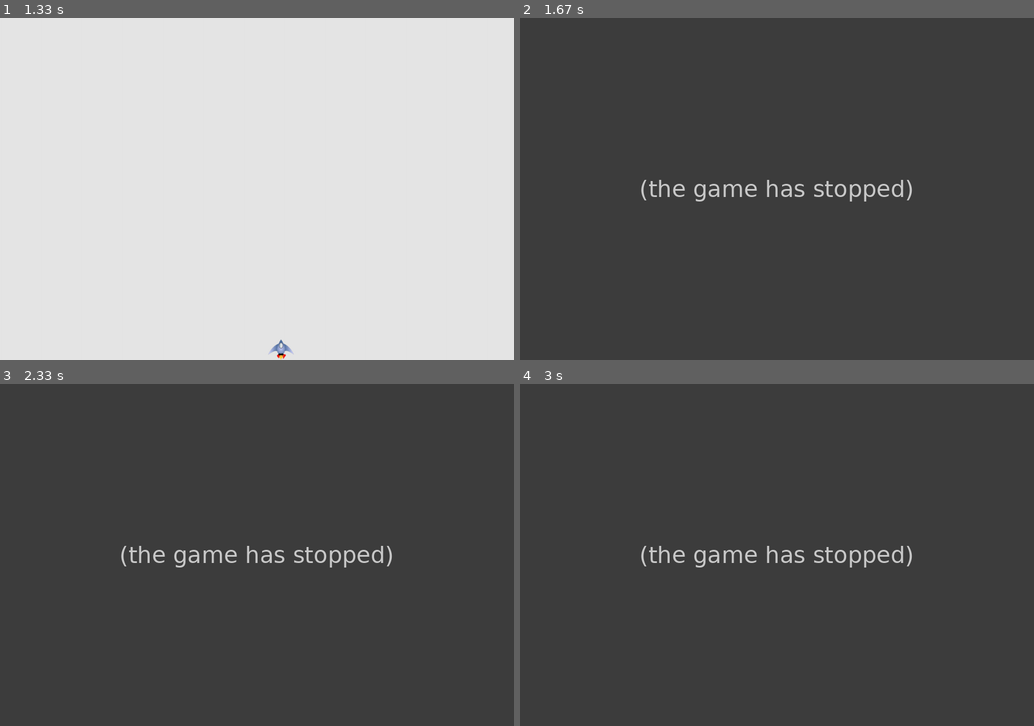
Above: before the commit, frames 1-4 (two rows, left to right).
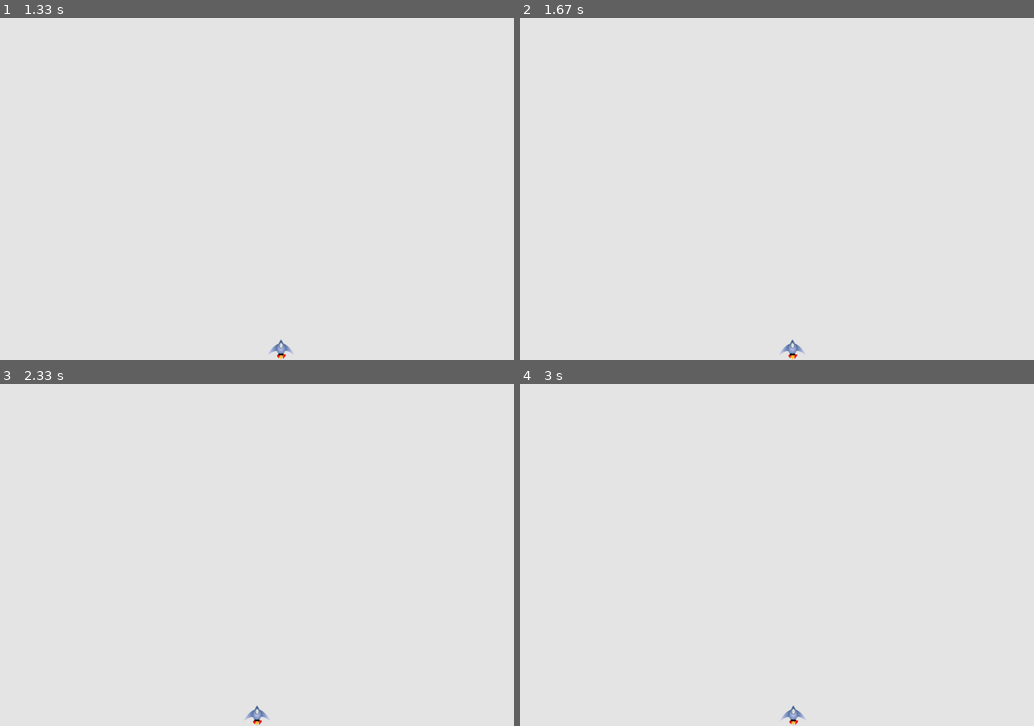
Above: after the commit, the same moments.

Repository: c-gue/PyGame_Final
Game: pygame game, started from alien_invasion.py
Two runs of this game, one before a commit and one after it. Both use one fixed random seed, a clock stepped at 60 frames per second and the inputs below.
Inputs:
- Up to frame 1 (1.33 s): hold Right 0.33-0.8 s; hold Right 0.83-1.3 s
- Up to frame 2 (1.67 s): hold Left from 1.33 s (still down)
- Up to frame 3 (2.33 s): release Left at 1.87 s; hold Left 1.9-2.3 s
- Up to frame 4 (3 s): hold Right 2.33-2.97 s

Frame 1 is identical in both runs. In frame 2, 100% of the frame differs, in the area x 0-100%, y 0-100%; in frame 3, 100%; in frame 4, 100%.
Error before the commit: AttributeError: 'AlienInvasion' object has no attribute 'sjip' (alien_invasion.py line 43); the game stopped at 1.33 s (later frames are placeholders)

Commit message:
correct: move left

Diff:
--- a/alien_invasion.py
+++ b/alien_invasion.py
@@ -40,7 +40,7 @@
                 if event.key == pygame.K_RIGHT:
                     self.ship.moving_right = True
                 elif event.key == pygame.K_LEFT:
-                    self.sjip.moving_left = True
+                    self.ship.moving_left = True
             elif event.type ==pygame.KEYUP:
                 if event.key == pygame.K_RIGHT:
                     self.ship.moving_right = False
